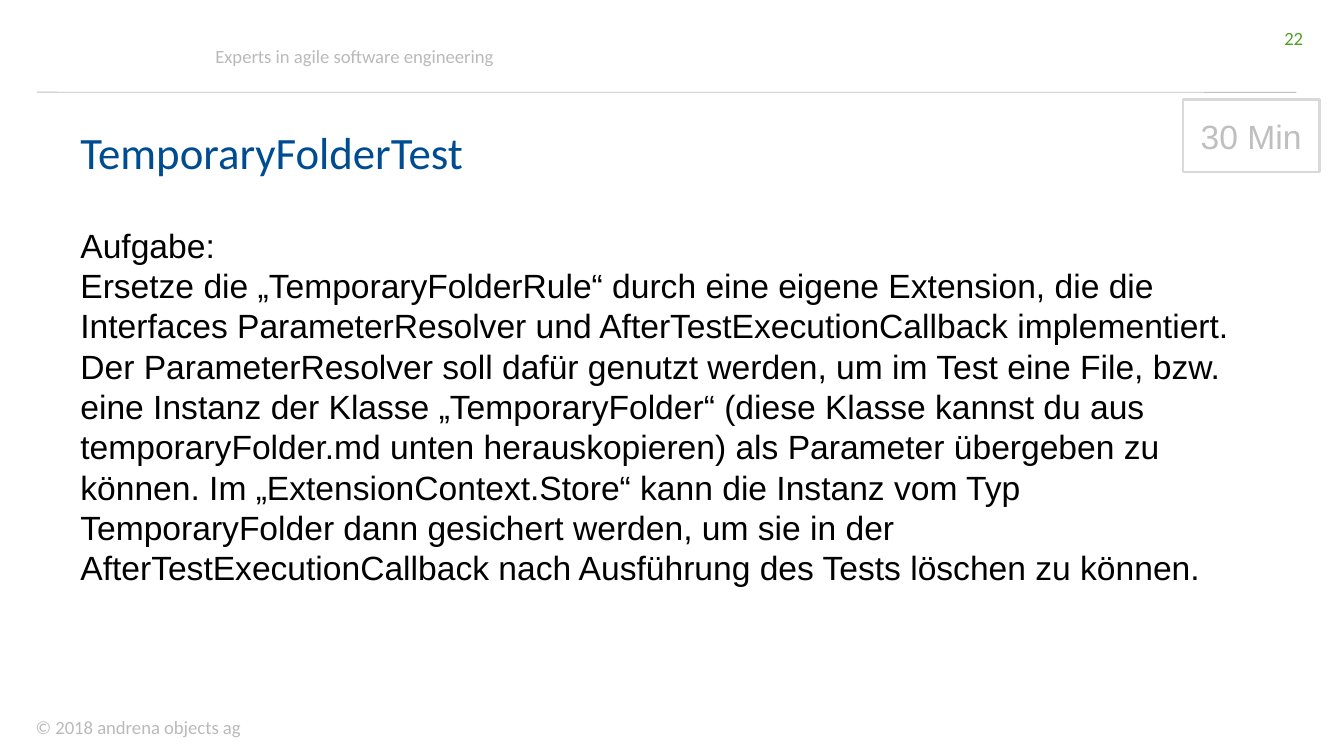
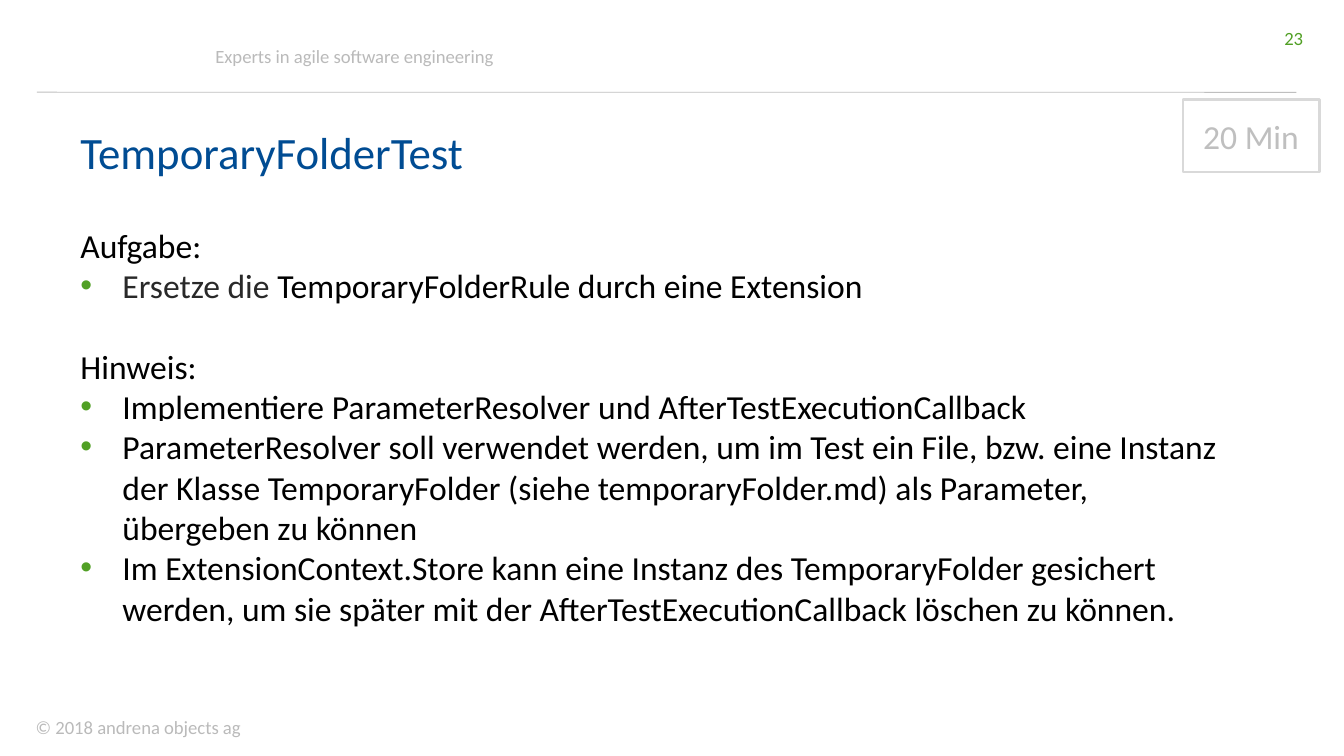
Before and after one commit to andrena/junit5-workshop-et-ka-2018, a slide deck: slide 23 of files/Folien.pptx (slide 22 before the commit). Drawn at 1344x756 pixels with LibreOffice and Linux fonts; fonts in the diff are those of the drawing; background and template pictures are left out. Boxes give left, top, right and bottom in pixels: in the first picture for what was removed or moved away, otherwise in the second. Text is boxed around its words. In the diff, an @@ line names an element or a change of style, - is before the commit and + after.

```diff
--- a/files/Folien.pptx
+++ b/files/Folien.pptx
@@ page number at [1284, 33, 1303, 45]: text changed @@
-22
+23
@@ rectangle "20 Min" at [1183, 99, 1320, 172]: fill #FFFFFF to none @@
@@ text in rectangle at [1203, 126, 1299, 149]: text changed; font Arial to Calibri @@
-30 Min
+20 Min
@@ text at [80, 234, 201, 264]: font Arial to Calibri in "Aufgabe:" @@
@@ text at [80, 274, 1216, 627]: text changed; font Arial to Calibri @@
-Ersetze die „TemporaryFolderRule“ durch eine eigene Extension, die die Interfaces ParameterResolver und AfterTestExecutionCallback implementiert. Der ParameterResolver soll dafür genutzt werden, um im Test eine File, bzw. eine Instanz der Klasse „TemporaryFolder“ (diese Klasse kannst du aus temporaryFolder.md unten herauskopieren) als Parameter übergeben zu können. Im „ExtensionContext.Store“ kann die Instanz vom Typ TemporaryFolder dann gesichert werden, um sie in der AfterTestExecutionCallback nach Ausführung des Tests löschen zu können.
+• Ersetze die TemporaryFolderRule durch eine Extension
+Hinweis:
+• Implementiere ParameterResolver und AfterTestExecutionCallback
+• ParameterResolver soll verwendet werden, um im Test ein File, bzw. eine Instanz der Klasse TemporaryFolder (siehe temporaryFolder.md) als Parameter, übergeben zu können
+• Im ExtensionContext.Store kann eine Instanz des TemporaryFolder gesichert werden, um sie später mit der AfterTestExecutionCallback löschen zu können.
```
Also in this commit, not shown: 27 other slides changed, 5 slides added, 1 slide removed.
